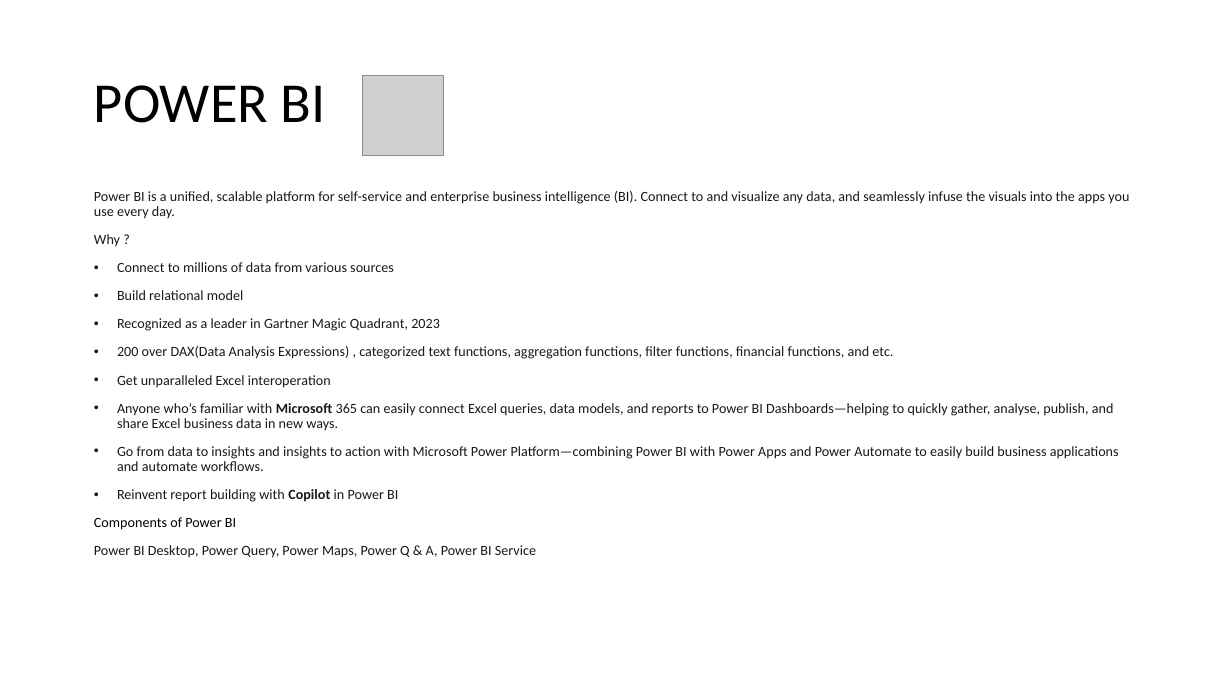
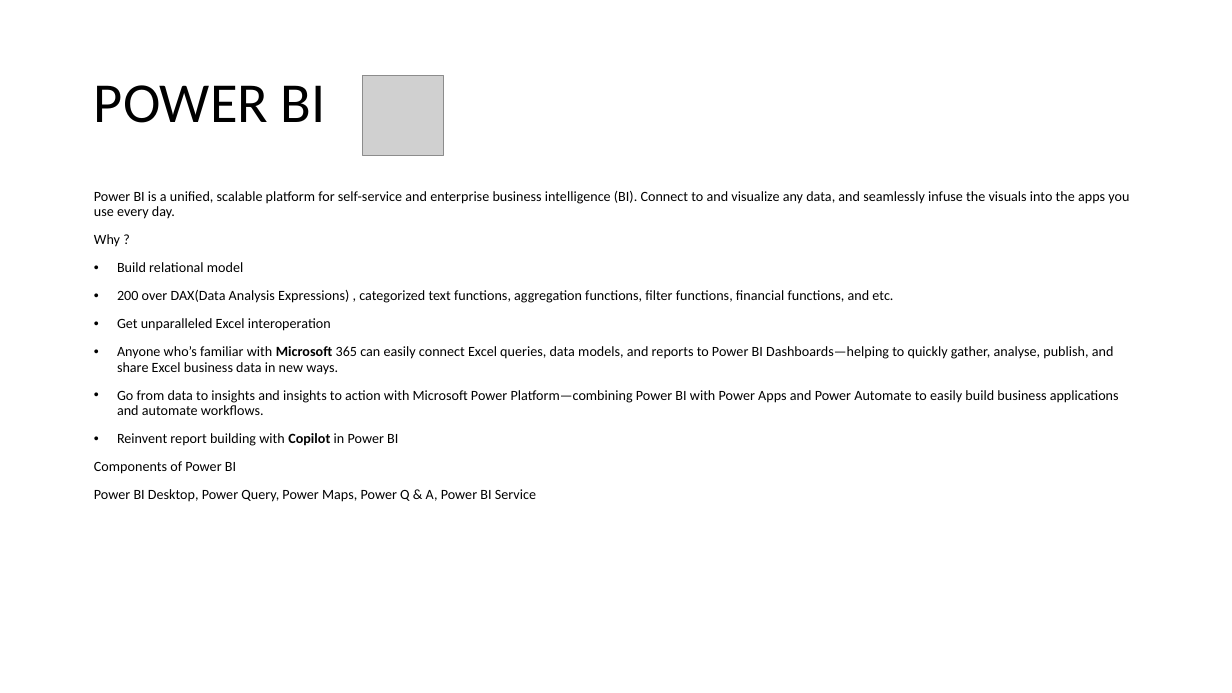
Before and after one commit to spoorthiempowher/Empowher-Curriculum, a slide deck: slide 11 of Data/EmpowHer - DATA.pptx (slide 12 before the commit). Drawn at 1232x693 pixels with LibreOffice and Linux fonts; fonts in the diff are those of the drawing; grey boxes stand for pictures. Boxes give left, top, right and bottom in pixels: in the first picture for what was removed or moved away, otherwise in the second. Text is boxed around its words. In the diff, an @@ line names an element or a change of style, - is before the commit and + after.

Commit message:
Adding Data PPT

```diff
--- a/Data/EmpowHer - DATA.pptx
+++ b/Data/EmpowHer - DATA.pptx
@@ text at <box>94,191,1129,502</box>: text colour #191919 to #000000 @@
@@ text at <box>117,262,394,272</box>: paragraph removed @@
-• Connect to millions of data from various sources
@@ text at <box>117,318,440,331</box>: paragraph removed @@
-• Recognized as a leader in Gartner Magic Quadrant, 2023
```
Also in this commit, not shown: 2 other slides changed, 1 slide removed.
